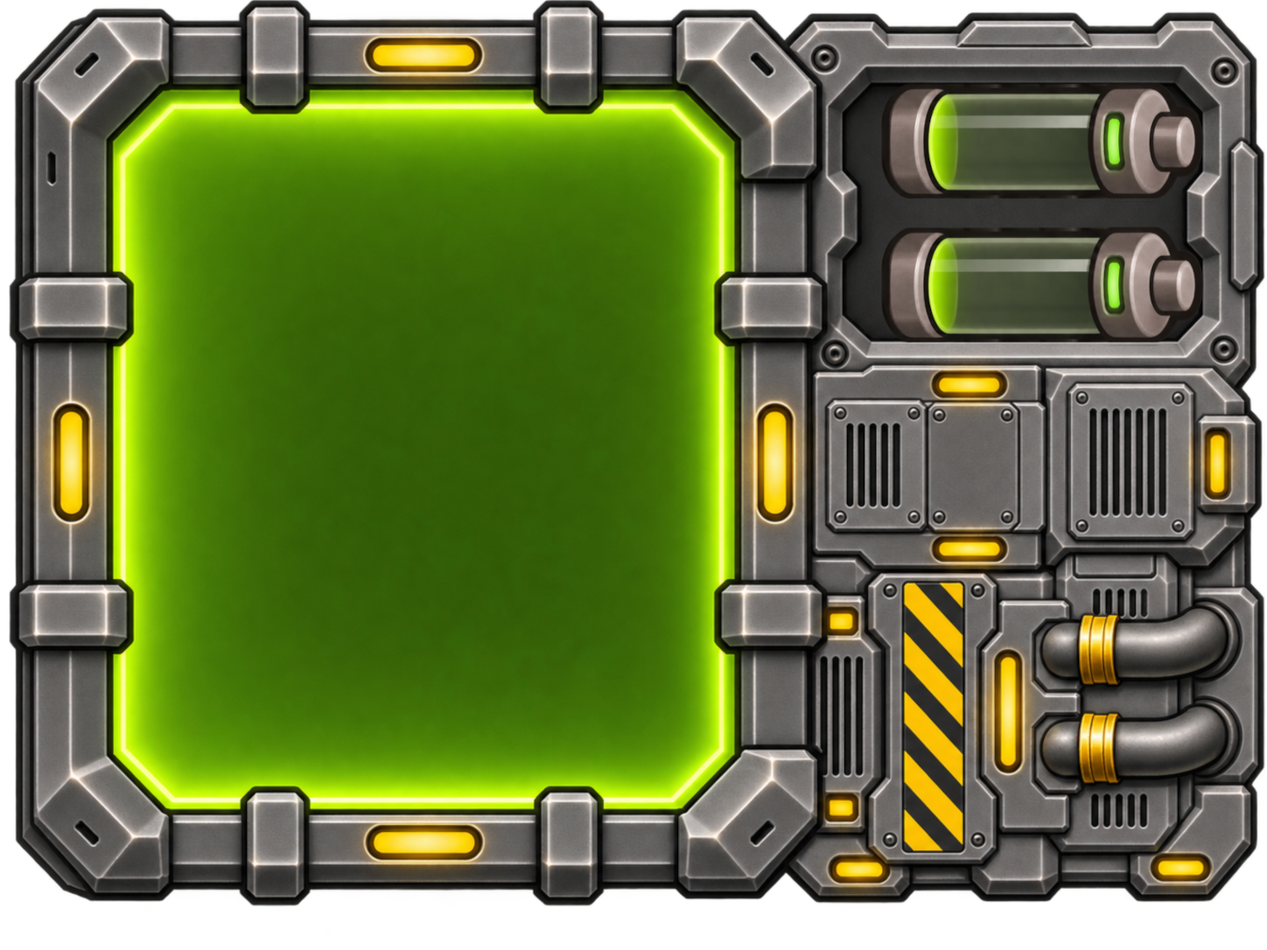
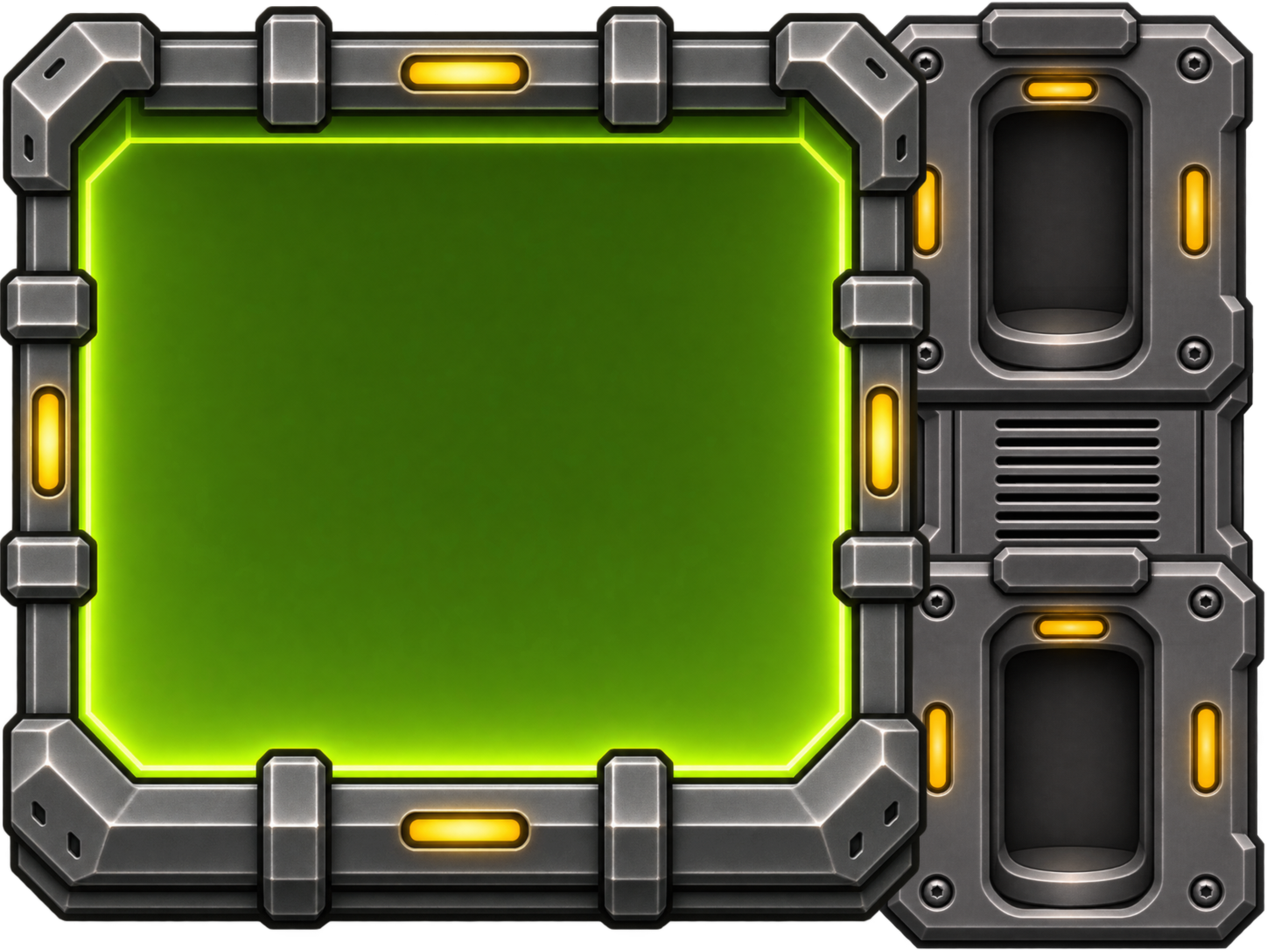
Layered file, before and after one edit (1267 × 950). Changes by layer:
hid "Left_07", painted on it over (x1=878, y1=48, x2=1204, y2=350)
hid "Right_00", painted on it over (x1=878, y1=223, x2=1204, y2=883)
showed "Pasted Layer #1", moved it above "Right", painted on it over (x1=0, y1=0, x2=1266, y2=949)
removed layer "Pasted Layer #3" over (x1=4, y1=0, x2=1266, y2=944)
added layer "Right" above "Left" over (x1=875, y1=537, x2=1266, y2=950)
added layer "Left" above "Piping" over (x1=864, y1=0, x2=1258, y2=413)
added layer "Pasted Layer #5" above "Pasted Layer #2" over (x1=899, y1=280, x2=1257, y2=651)
